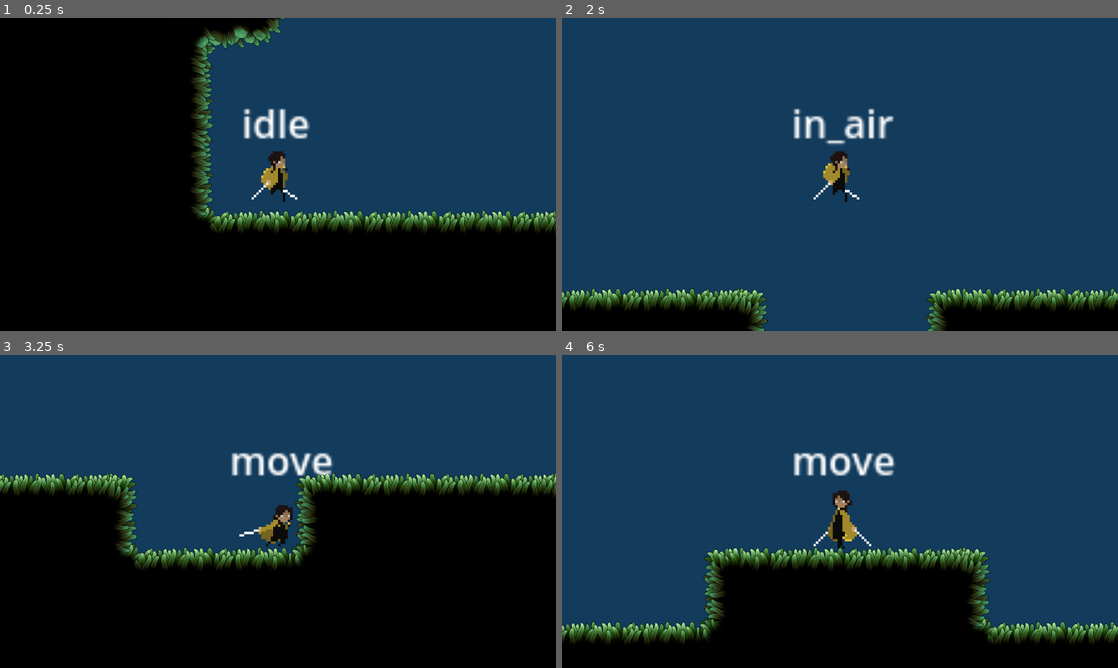
Above: before the commit, frames 1-4 (two rows, left to right).
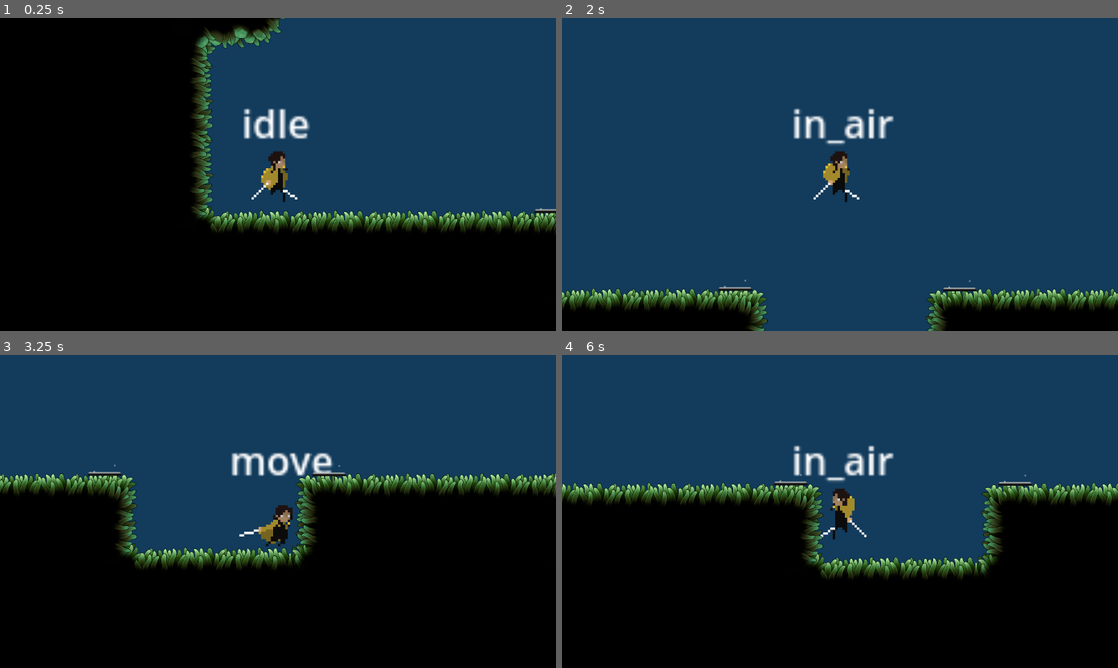
Above: after the commit, the same moments.

Repository: SeanTSinclair/VoidWalker_GD4
Game: Godot game, scene res://World/world_sean.tscn
Same seed, same stepped clock (60 frames per second), same inputs: the game is played once before the commit and once after it.
Inputs:
- Up to frame 1 (0.25 s): no input
- Up to frame 2 (2 s): hold Shift (run) 0.53-1.28 s; hold D (move_right) from 0.53 s (still down); tap E (dash) at 0.6 s; tap Space (jump) at 0.77, 1.07, 1.52, 1.55, 1.82 s; tap Shift (run) at 1.35 s
- Up to frame 3 (3.25 s): release D (move_right) at 2.03 s; hold A (move_left) 2.03-2.78 s; tap Space (jump) at 2.1, 3.02 s; tap E (dash) at 2.3, 2.85 s; hold D (move_right) from 2.78 s (still down); tap Shift (run) at 3.05 s
- Up to frame 4 (6 s): tap Space (jump) at 3.32, 3.77, 3.8, 4.07, 4.52, 4.82, 5.85 s; hold Shift (run) 3.53-4.28 s; release D (move_right) at 4.28 s; hold A (move_left) 4.28-5.03 s; tap E (dash) at 4.35 s; hold D (move_right) 5.03-5.78 s; hold Shift (run) 5.03-5.78 s; hold A (move_left) from 5.78 s (still down)

The runs differ from the first frame. In frame 1, less than 0.1% of the frame differs, in the area x 96-100%, y 60-63%; in frame 2, 0.2%; in frame 3, 0.2%; in frame 4, 34%, in the area x 0-100%, y 28-93%.

Commit message:
Added portals that teleport the player instantly

Diff:
--- a/Player/player.tscn
+++ b/Player/player.tscn
@@ -1,7 +1,7 @@
-[gd_scene load_steps=44 format=3 uid="uid://cvuuqblck4106"]
+[gd_scene load_steps=44 format=3 uid="uid://d3eybhhghmlho"]
 
 [ext_resource type="Texture2D" uid="uid://yoajrl7vte1r" path="res://Player/Sword Master Sprite Sheet 90x37.png" id="1_177ie"]
-[ext_resource type="Script" path="res://Player/player.gd" id="1_lm3lh"]
+[ext_resource type="Script" path="res://Player/Player.gd" id="1_lm3lh"]
 [ext_resource type="Script" path="res://Player/AnimationManager.gd" id="3_crsvb"]
 [ext_resource type="Script" path="res://Player/PlayerFSM.gd" id="4_2o18o"]
 [ext_resource type="Script" path="res://Player/States/IdleState.gd" id="4_mpj1d"]
@@ -14,123 +14,6 @@
 radius = 5.0
 height = 20.0
 
-[sub_resource type="Animation" id="Animation_44u5p"]
-resource_name = "dash"
-length = 0.4
-tracks/0/type = "value"
-tracks/0/imported = false
-tracks/0/enabled = true
-tracks/0/path = NodePath("Sprite2D:frame")
-tracks/0/interp = 0
-tracks/0/loop_wrap = true
-tracks/0/keys = {
-"times": PackedFloat32Array(0, 0.1, 0.2, 0.3),
-"transitions": PackedFloat32Array(1, 1, 1, 1),
-"update": 0,
-"values": [122, 123, 124, 125]
-}
-
-[sub_resource type="Animation" id="Animation_ennyo"]
-resource_name = "fall"
-length = 0.3
-loop_mode = 1
-tracks/0/type = "value"
-tracks/0/imported = false
-tracks/0/enabled = true
-tracks/0/path = NodePath("Sprite2D:frame")
-tracks/0/interp = 0
-tracks/0/loop_wrap = true
-tracks/0/keys = {
-"times": PackedFloat32Array(0, 0.1, 0.2),
-"transitions": PackedFloat32Array(1, 1, 1),
-"update": 0,
-"values": [150, 151, 152]
-}
-
-[sub_resource type="Animation" id="Animation_qf7qq"]
-resource_name = "idle"
-length = 0.9
-loop_mode = 1
-tracks/0/type = "value"
-tracks/0/imported = false
-tracks/0/enabled = true
-tracks/0/path = NodePath("Sprite2D:frame")
-tracks/0/interp = 0
-tracks/0/loop_wrap = true
-tracks/0/keys = {
-"times": PackedFloat32Array(0, 0.1, 0.2, 0.3, 0.4, 0.5, 0.6, 0.7, 0.8),
-"transitions": PackedFloat32Array(1, 1, 1, 1, 1, 1, 1, 1, 1),
-"update": 0,
-"values": [10, 11, 12, 13, 14, 15, 16, 17, 18]
-}
-
-[sub_resource type="Animation" id="Animation_1r4dr"]
-resource_name = "jump_apex"
-length = 0.4
-tracks/0/type = "value"
-tracks/0/imported = false
-tracks/0/enabled = true
-tracks/0/path = NodePath("Sprite2D:frame")
-tracks/0/interp = 0
-tracks/0/loop_wrap = true
-tracks/0/keys = {
-"times": PackedFloat32Array(0, 0.1, 0.2, 0.3),
-"transitions": PackedFloat32Array(1, 1, 1, 1),
-"update": 0,
-"values": [140, 141, 142, 143]
-}
-
-[sub_resource type="Animation" id="Animation_uvvlp"]
-resource_name = "jump_up"
-length = 0.3
-loop_mode = 1
-tracks/0/type = "value"
-tracks/0/imported = false
-tracks/0/enabled = true
-tracks/0/path = NodePath("Sprite2D:frame")
-tracks/0/interp = 0
-tracks/0/loop_wrap = true
-tracks/0/keys = {
-"times": PackedFloat32Array(0, 0.1, 0.2),
-"transitions": PackedFloat32Array(1, 1, 1),
-"update": 0,
-"values": [130, 131, 132]
-}
-
-[sub_resource type="Animation" id="Animation_say2f"]
-resource_name = "walk"
-length = 0.8
-loop_mode = 1
-tracks/0/type = "value"
-tracks/0/imported = false
-tracks/0/enabled = true
-tracks/0/path = NodePath("Sprite2D:frame")
-tracks/0/interp = 0
-tracks/0/loop_wrap = true
-tracks/0/keys = {
-"times": PackedFloat32Array(0, 0.1, 0.2, 0.3, 0.4, 0.5, 0.6, 0.7),
-"transitions": PackedFloat32Array(1, 1, 1, 1, 1, 1, 1, 1),
-"update": 0,
-"values": [20, 21, 22, 23, 24, 25, 26, 27]
-}
-
-[sub_resource type="Animation" id="Animation_3acxc"]
-resource_name = "run"
-length = 0.9
-loop_mode = 1
-tracks/0/type = "value"
-tracks/0/imported = false
-tracks/0/enabled = true
-tracks/0/path = NodePath("Sprite2D:frame")
-tracks/0/interp = 0
-tracks/0/loop_wrap = true
-tracks/0/keys = {
-"times": PackedFloat32Array(0, 0.1, 0.2, 0.3, 0.4, 0.5, 0.6, 0.7, 0.8),
-"transitions": PackedFloat32Array(1, 1, 1, 1, 1, 1, 1, 1, 1),
-"update": 0,
-"values": [30, 31, 31, 32, 33, 34, 35, 36, 37]
-}
-
 [sub_resource type="Animation" id="Animation_wit55"]
 length = 0.001
 tracks/0/type = "value"
@@ -144,6 +27,123 @@
 "transitions": PackedFloat32Array(1),
 "update": 1,
 "values": [31]
+}
+
+[sub_resource type="Animation" id="Animation_44u5p"]
+resource_name = "dash"
+length = 0.4
+tracks/0/type = "value"
+tracks/0/imported = false
+tracks/0/enabled = true
+tracks/0/path = NodePath("Sprite2D:frame")
+tracks/0/interp = 0
+tracks/0/loop_wrap = true
+tracks/0/keys = {
+"times": PackedFloat32Array(0, 0.1, 0.2, 0.3),
+"transitions": PackedFloat32Array(1, 1, 1, 1),
+"update": 0,
+"values": [122, 123, 124, 125]
+}
+
+[sub_resource type="Animation" id="Animation_ennyo"]
+resource_name = "fall"
+length = 0.3
+loop_mode = 1
+tracks/0/type = "value"
+tracks/0/imported = false
+tracks/0/enabled = true
+tracks/0/path = NodePath("Sprite2D:frame")
+tracks/0/interp = 0
+tracks/0/loop_wrap = true
+tracks/0/keys = {
+"times": PackedFloat32Array(0, 0.1, 0.2),
+"transitions": PackedFloat32Array(1, 1, 1),
+"update": 0,
+"values": [150, 151, 152]
+}
+
+[sub_resource type="Animation" id="Animation_qf7qq"]
+resource_name = "idle"
+length = 0.9
+loop_mode = 1
+tracks/0/type = "value"
+tracks/0/imported = false
+tracks/0/enabled = true
+tracks/0/path = NodePath("Sprite2D:frame")
+tracks/0/interp = 0
+tracks/0/loop_wrap = true
+tracks/0/keys = {
+"times": PackedFloat32Array(0, 0.1, 0.2, 0.3, 0.4, 0.5, 0.6, 0.7, 0.8),
+"transitions": PackedFloat32Array(1, 1, 1, 1, 1, 1, 1, 1, 1),
+"update": 0,
+"values": [10, 11, 12, 13, 14, 15, 16, 17, 18]
+}
+
+[sub_resource type="Animation" id="Animation_1r4dr"]
+resource_name = "jump_apex"
+length = 0.4
+tracks/0/type = "value"
+tracks/0/imported = false
+tracks/0/enabled = true
+tracks/0/path = NodePath("Sprite2D:frame")
+tracks/0/interp = 0
+tracks/0/loop_wrap = true
+tracks/0/keys = {
+"times": PackedFloat32Array(0, 0.1, 0.2, 0.3),
+"transitions": PackedFloat32Array(1, 1, 1, 1),
+"update": 0,
+"values": [140, 141, 142, 143]
+}
+
+[sub_resource type="Animation" id="Animation_uvvlp"]
+resource_name = "jump_up"
+length = 0.3
+loop_mode = 1
+tracks/0/type = "value"
+tracks/0/imported = false
+tracks/0/enabled = true
+tracks/0/path = NodePath("Sprite2D:frame")
+tracks/0/interp = 0
+tracks/0/loop_wrap = true
+tracks/0/keys = {
+"times": PackedFloat32Array(0, 0.1, 0.2),
+"transitions": PackedFloat32Array(1, 1, 1),
+"update": 0,
+"values": [130, 131, 132]
+}
+
+[sub_resource type="Animation" id="Animation_3acxc"]
+resource_name = "run"
+length = 0.9
+loop_mode = 1
+tracks/0/type = "value"
+tracks/0/imported = false
+tracks/0/enabled = true
+tracks/0/path = NodePath("Sprite2D:frame")
+tracks/0/interp = 0
+tracks/0/loop_wrap = true
+tracks/0/keys = {
+"times": PackedFloat32Array(0, 0.1, 0.2, 0.3, 0.4, 0.5, 0.6, 0.7, 0.8),
+"transitions": PackedFloat32Array(1, 1, 1, 1, 1, 1, 1, 1, 1),
+"update": 0,
+"values": [30, 31, 31, 32, 33, 34, 35, 36, 37]
+}
+
+[sub_resource type="Animation" id="Animation_say2f"]
+resource_name = "walk"
+length = 0.8
+loop_mode = 1
+tracks/0/type = "value"
+tracks/0/imported = false
+tracks/0/enabled = true
+tracks/0/path = NodePath("Sprite2D:frame")
+tracks/0/interp = 0
+tracks/0/loop_wrap = true
+tracks/0/keys = {
+"times": PackedFloat32Array(0, 0.1, 0.2, 0.3, 0.4, 0.5, 0.6, 0.7),
+"transitions": PackedFloat32Array(1, 1, 1, 1, 1, 1, 1, 1),
+"update": 0,
+"values": [20, 21, 22, 23, 24, 25, 26, 27]
 }
 
 [sub_resource type="AnimationLibrary" id="AnimationLibrary_xtf2d"]
@@ -236,6 +236,7 @@
 [sub_resource type="AnimationNodeStateMachinePlayback" id="AnimationNodeStateMachinePlayback_f3fll"]
 
 [node name="Player" type="CharacterBody2D"]
+collision_layer = 2
 script = ExtResource("1_lm3lh")
 
 [node name="CollisionShape2D" type="CollisionShape2D" parent="."]
--- /dev/null
+++ b/World/Portal/Portal.gd
@@ -0,0 +1,19 @@
+extends Node2D
+
+@export var reversible : bool = true
+@export var start_offset : float = -100
+@export var end_offset : float = 100
+
+var start_portal_position : Vector2
+var end_portal_position : Vector2
+
+func _ready():
+	start_portal_position = $StartPortal.global_position + Vector2(start_offset, 0)
+	end_portal_position = $EndPortal.global_position + Vector2(end_offset, 0)
+
+func _on_start_portal_body_entered(body):
+	body.global_position = end_portal_position
+
+func _on_end_portal_body_entered(body):
+	if reversible:
+		body.global_position = start_portal_position
--- /dev/null
+++ b/World/Portal/Portal.tscn
@@ -0,0 +1,63 @@
+[gd_scene load_steps=13 format=3 uid="uid://c8dqlkpmuobqb"]
+
+[ext_resource type="Texture2D" uid="uid://npnmr3u5lgid" path="res://World/Portal/Portal_Sheet.png" id="2_xjqdh"]
+
+[sub_resource type="AtlasTexture" id="AtlasTexture_pxss8"]
+atlas = ExtResource("2_xjqdh")
+region = Rect2(0, 0, 28, 41)
+
+[sub_resource type="AtlasTexture" id="AtlasTexture_ptwpj"]
+atlas = ExtResource("2_xjqdh")
+region = Rect2(28, 0, 28, 41)
+
+[sub_resource type="AtlasTexture" id="AtlasTexture_roxl7"]
+atlas = ExtResource("2_xjqdh")
+region = Rect2(56, 0, 28, 41)
+
+[sub_resource type="AtlasTexture" id="AtlasTexture_j2oo8"]
+atlas = ExtResource("2_xjqdh")
+region = Rect2(84, 0, 28, 41)
+
+[sub_resource type="AtlasTexture" id="AtlasTexture_fnl8b"]
+atlas = ExtResource("2_xjqdh")
+region = Rect2(112, 0, 28, 41)
+
+[sub_resource type="AtlasTexture" id="AtlasTexture_y8jqg"]
+atlas = ExtResource("2_xjqdh")
+region = Rect2(140, 0, 28, 41)
+
+[sub_resource type="AtlasTexture" id="AtlasTexture_t5272"]
+atlas = ExtResource("2_xjqdh")
+region = Rect2(168, 0, 28, 41)
+
+[sub_resource type="AtlasTexture" id="AtlasTexture_7s6g0"]
+atlas = ExtResource("2_xjqdh")
+region = Rect2(196, 0, 28, 41)
+
+[sub_resource type="AtlasTexture" id="AtlasTexture_ai71g"]
+atlas = ExtResource("2_xjqdh")
+region = Rect2(224, 0, 28, 41)
+
+[sub_resource type="SpriteFrames" id="SpriteFrames_26vdd"]
+animations = [{
+"frames": [SubResource("AtlasTexture_pxss8"), SubResource("AtlasTexture_ptwpj"), SubResource("AtlasTexture_roxl7"), SubResource("AtlasTexture_j2oo8"), SubResource("AtlasTexture_fnl8b"), SubResource("AtlasTexture_y8jqg"), SubResource("AtlasTexture_t5272"), SubResource("AtlasTexture_7s6g0"), SubResource("AtlasTexture_ai71g")],
+"loop": true,
+"name": &"default",
+"speed": 5.0
+}]
+
+[sub_resource type="RectangleShape2D" id="RectangleShape2D_sbela"]
+size = Vector2(21, 20)
+
+[node name="StartPortal" type="Area2D"]
+scale = Vector2(2.5, 2.5)
+collision_layer = 0
+collision_mask = 2
+
+[node name="AnimatedSprite2D" type="AnimatedSprite2D" parent="."]
+frames = SubResource("SpriteFrames_26vdd")
+playing = true
+
+[node name="CollisionShape2D" type="CollisionShape2D" parent="."]
+position = Vector2(0.5, 10)
+shape = SubResource("RectangleShape2D_sbela")
--- /dev/null
+++ b/World/Portal/Portals.tscn
@@ -0,0 +1,15 @@
+[gd_scene load_steps=3 format=3 uid="uid://dbmf405cmeo58"]
+
+[ext_resource type="Script" path="res://World/Portal/Portal.gd" id="1_hws6t"]
+[ext_resource type="PackedScene" uid="uid://c8dqlkpmuobqb" path="res://World/Portal/Portal.tscn" id="2_ou3hl"]
+
+[node name="Portals" type="Node2D"]
+script = ExtResource("1_hws6t")
+
+[node name="StartPortal" parent="." instance=ExtResource("2_ou3hl")]
+
+[node name="EndPortal" parent="." instance=ExtResource("2_ou3hl")]
+position = Vector2(34, 0)
+
+[connection signal="body_entered" from="StartPortal" to="." method="_on_start_portal_body_entered"]
+[connection signal="body_entered" from="EndPortal" to="." method="_on_end_portal_body_entered"]
--- a/World/world_martin.tscn
+++ b/World/world_martin.tscn
@@ -1,6 +1,6 @@
-[gd_scene load_steps=12 format=3 uid="uid://bjjm0x0qtlaon"]
-
-[ext_resource type="PackedScene" uid="uid://cvuuqblck4106" path="res://Player/player.tscn" id="1_eqp0r"]
+[gd_scene load_steps=12 format=3]
+
+[ext_resource type="PackedScene" uid="uid://d3eybhhghmlho" path="res://Player/Player.tscn" id="1_eqp0r"]
 [ext_resource type="Texture2D" uid="uid://coki78fcg16hu" path="res://World/Mossy Tileset/Mossy - TileSet.png" id="1_iede8"]
 [ext_resource type="Texture2D" uid="uid://cw1ili315d67a" path="res://Cat Sprite Sheet.png" id="3_w4knr"]
 
--- a/World/world_sean.tscn
+++ b/World/world_sean.tscn
@@ -1,8 +1,9 @@
-[gd_scene load_steps=7 format=3 uid="uid://ddau1ws8ln6ae"]
-
-[ext_resource type="PackedScene" uid="uid://cvuuqblck4106" path="res://Player/player.tscn" id="1_eqp0r"]
+[gd_scene load_steps=8 format=3 uid="uid://bgr6rl5qmd6r7"]
+
+[ext_resource type="PackedScene" uid="uid://d3eybhhghmlho" path="res://Player/Player.tscn" id="1_eqp0r"]
 [ext_resource type="Texture2D" uid="uid://coki78fcg16hu" path="res://World/Mossy Tileset/Mossy - TileSet.png" id="1_iede8"]
 [ext_resource type="Script" path="res://World/StateText.gd" id="3_o75p7"]
+[ext_resource type="PackedScene" uid="uid://dbmf405cmeo58" path="res://World/Portal/Portals.tscn" id="4_gvc3m"]
 
 [sub_resource type="AnimationNodeStateMachinePlayback" id="AnimationNodeStateMachinePlayback_nkhb0"]
 
@@ -534,6 +535,18 @@
 format = 2
 layer_0/tile_data = PackedInt32Array(65536, 65536, 0, 196612, 65536, 1, 262148, 65536, 1, 196611, 65536, 1, 131072, 655 …(38254 unchanged characters)…
 
+[node name="Portals" parent="." instance=ExtResource("4_gvc3m")]
+position = Vector2(-537, 116)
+start_offset = -100
+end_offset = 100
+
+[node name="StartPortal" parent="Portals" index="0"]
+position = Vector2(-1.00012, 1)
+
+[node name="EndPortal" parent="Portals" index="1"]
+position = Vector2(464, 2)
+
 [connection signal="state_changed" from="Player/StateMachine" to="Player/StateText" method="_on_state_machine_state_changed"]
 
 [editable path="Player"]
+[editable path="Portals"]
--- a/project.godot
+++ b/project.godot
@@ -87,6 +87,16 @@
 ]
 }
 
+[layer_names]
+
+2d_physics/layer_1="World"
+2d_physics/layer_2="Player"
+2d_physics/layer_3="Enemy"
+2d_physics/layer_4="PlayerHitbox"
+2d_physics/layer_5="PlayerHurtbox"
+2d_physics/layer_6="EnemyHitbox"
+2d_physics/layer_7="EnemyHurtbox"
+
 [rendering]
 
 environment/defaults/default_clear_color=Color(0.0705882, 0.231373, 0.360784, 1)
Renamed: World/Portal_Sheet.png -> World/Portal/Portal_Sheet.png
Not shown, changed: World/Portal/Portal_Sheet.png.import
